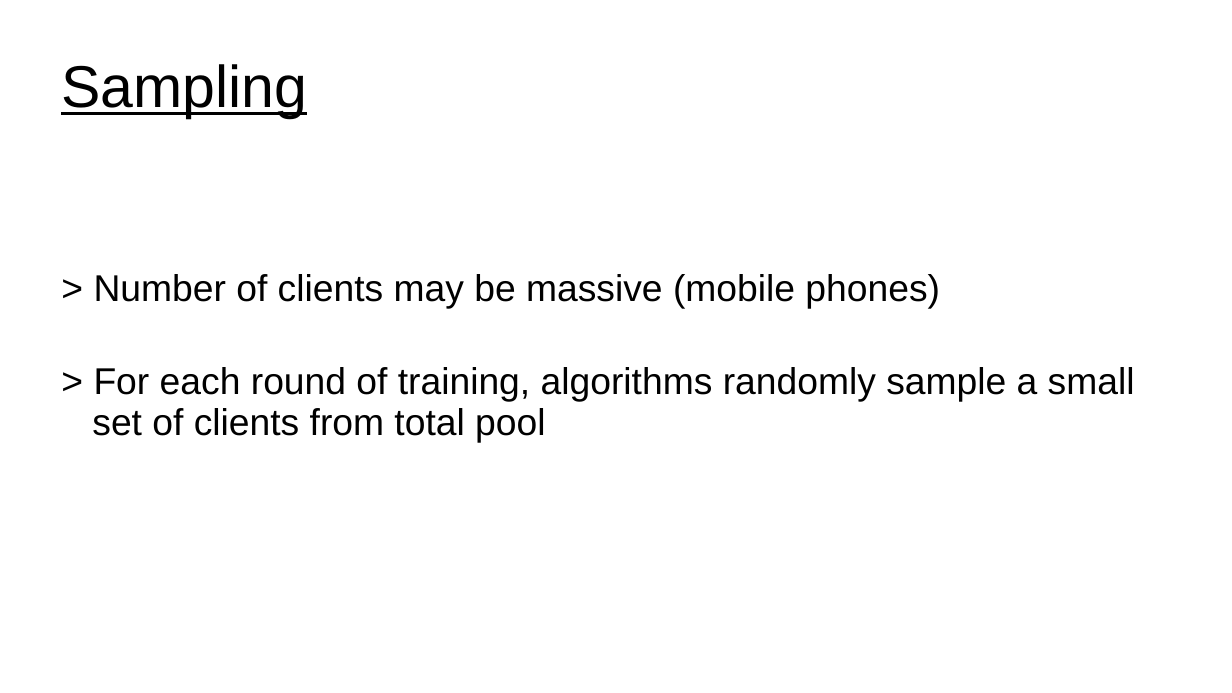
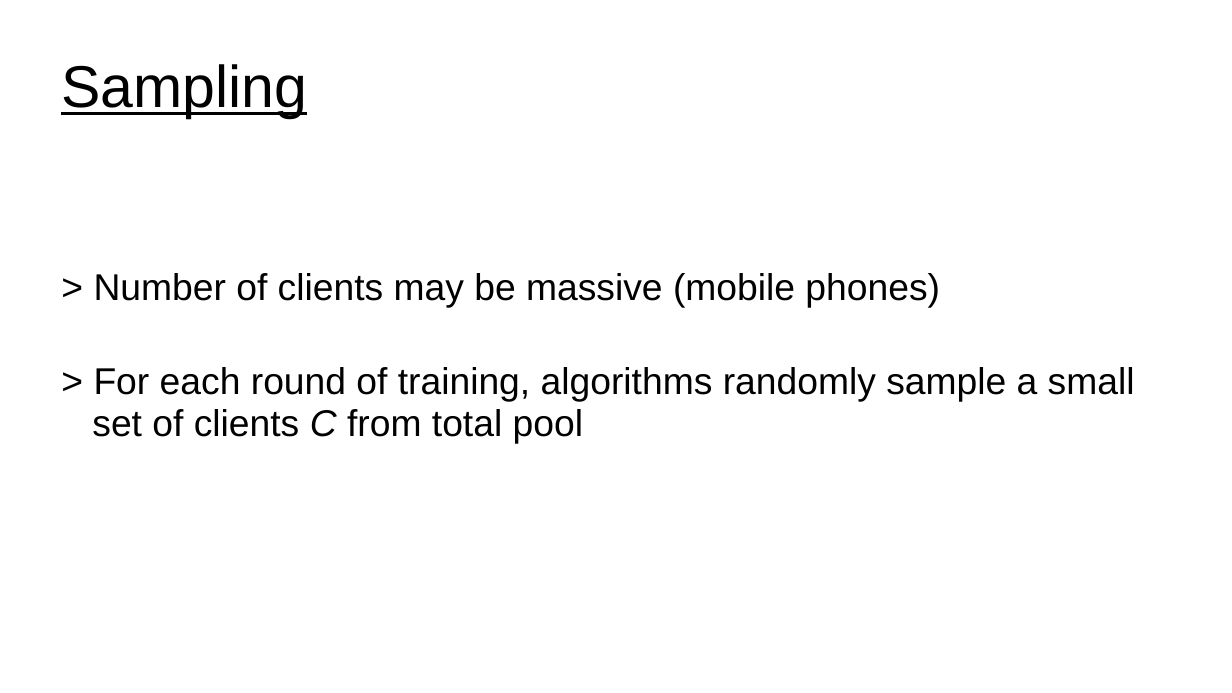
Before and after one commit to UVADS/distributed_computing, a slide deck: slide 6 of 07_distributed_model_training/federated_learning.ppt. Drawn at 1232x693 pixels with LibreOffice and Linux fonts; fonts in the diff are those of the drawing. Boxes give left, top, right and bottom in pixels: in the first picture for what was removed or moved away, otherwise in the second. Text is boxed around its words. In the diff, an @@ line names an element or a change of style, - is before the commit and + after.

```diff
--- a/07_distributed_model_training/federated_learning.ppt
+++ b/07_distributed_model_training/federated_learning.ppt
@@ subtitle at (92,367,1135,444): text changed @@
-> For each round of training, algorithms randomly sample a small
-set of clients from total pool
+> For each round of training, algorithms randomly sample a small
+set of clients C from total pool
```
Also in this commit, not shown: 1 other slide changed, 5 slides added, 2 slides removed, 1 other file.
